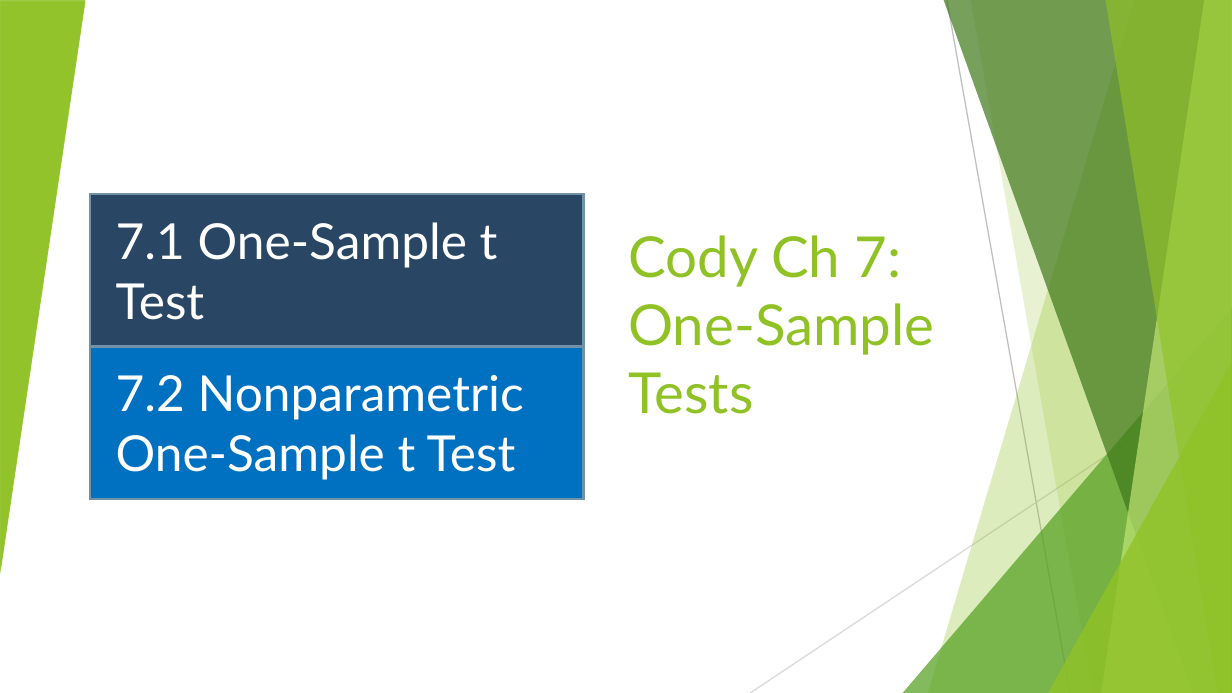
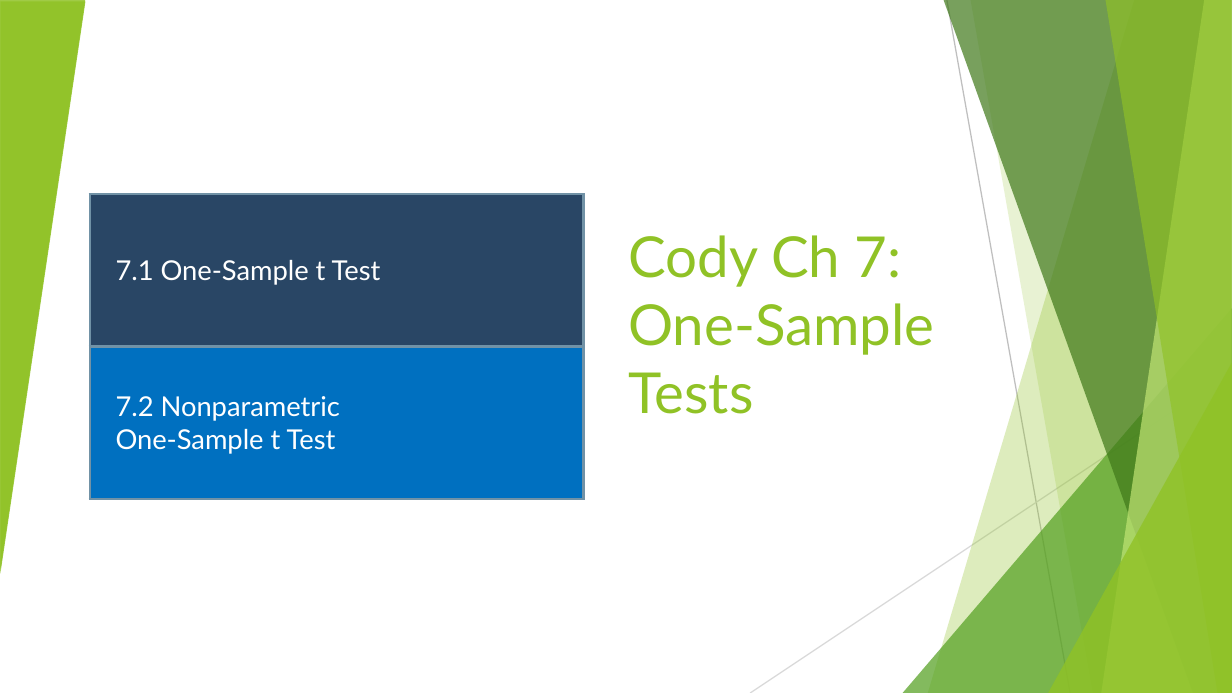
Before and after one commit to dokoch/Data_Mining_and_Analysis, a slide deck: slide 10 of 00_Classes/03_24_Wednesday/Cody_CH7.pptx. Drawn at 1232x693 pixels with LibreOffice and Linux fonts; fonts in the diff are those of the drawing. Boxes give left, top, right and bottom in pixels: in the first picture for what was removed or moved away, otherwise in the second. Text is boxed around its words. In the diff, an @@ line names an element or a change of style, - is before the commit and + after.

```diff
--- a/00_Classes/03_24_Wednesday/Cody_CH7.pptx
+++ b/00_Classes/03_24_Wednesday/Cody_CH7.pptx
@@ table at (x1=90, y1=195, x2=584, y2=499) @@
-row 2, column 1: 7.2 Nonparametric One-Sample t Test
+row 2, column 1: 7.2 Nonparametric / One-Sample t Test
@@ size 29 to 16 pt in "7.1 One-Sample t Test" @@
```
Also in this commit, not shown: 1 other slide changed, 4 other files.
